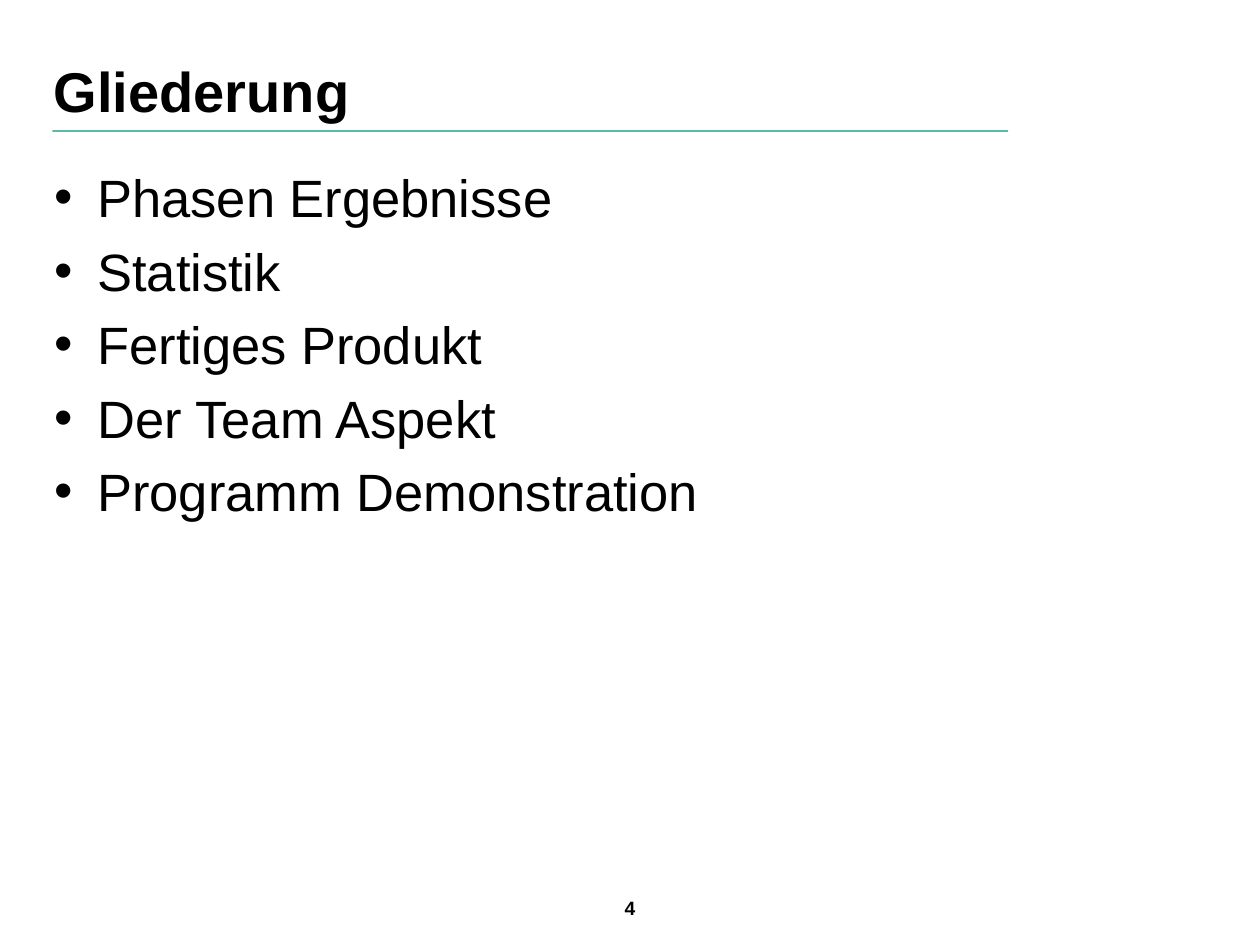
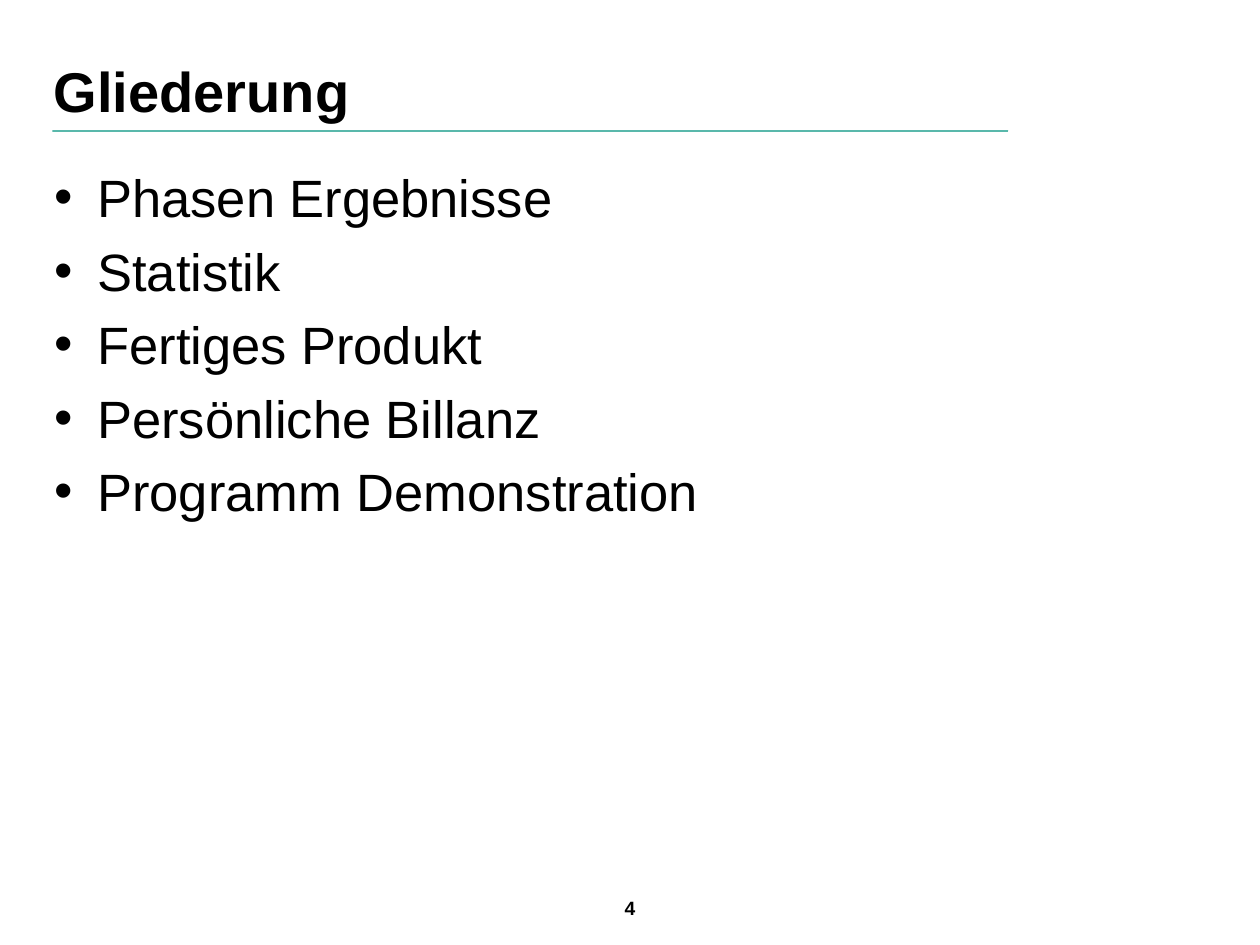
Before and after one commit to SuppenGeist/pse-ws1516-videoencoder-ta, a slide deck: slide 4 of Präsentation/Präsentation.odp. Drawn at 1260x945 pixels with LibreOffice and Linux fonts; fonts in the diff are those of the drawing; background and template pictures are left out. Boxes give left, top, right and bottom in pixels: in the first picture for what was removed or moved away, otherwise in the second. Text is boxed around its words. In the diff, an @@ line names an element or a change of style, - is before the commit and + after.

Commit message:
Finish presentation

```diff
--- a/Präsentation/Präsentation.odp
+++ b/Präsentation/Präsentation.odp
@@ text at box(97, 400, 541, 439): text changed @@
-• Der Team Aspekt
+• Persönliche Billanz
```
Also in this commit, not shown: 1 slide added, 1 slide removed.
